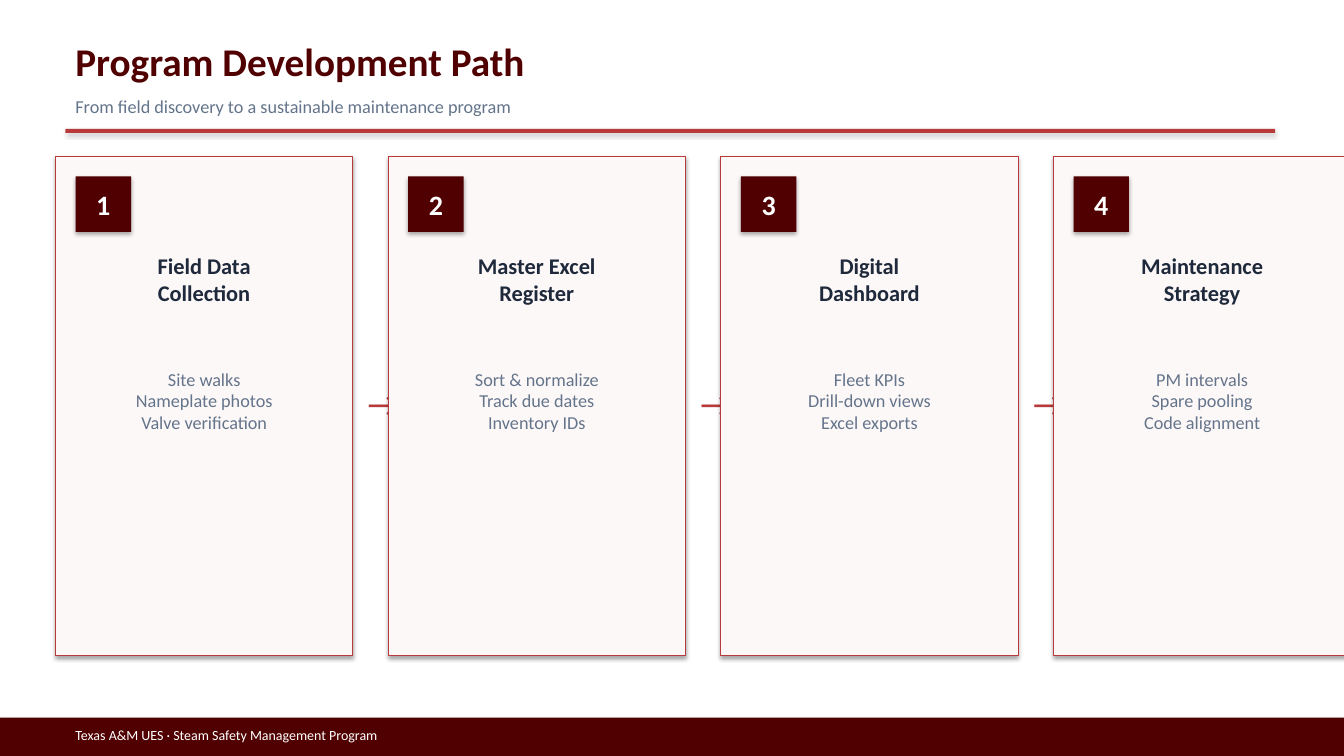
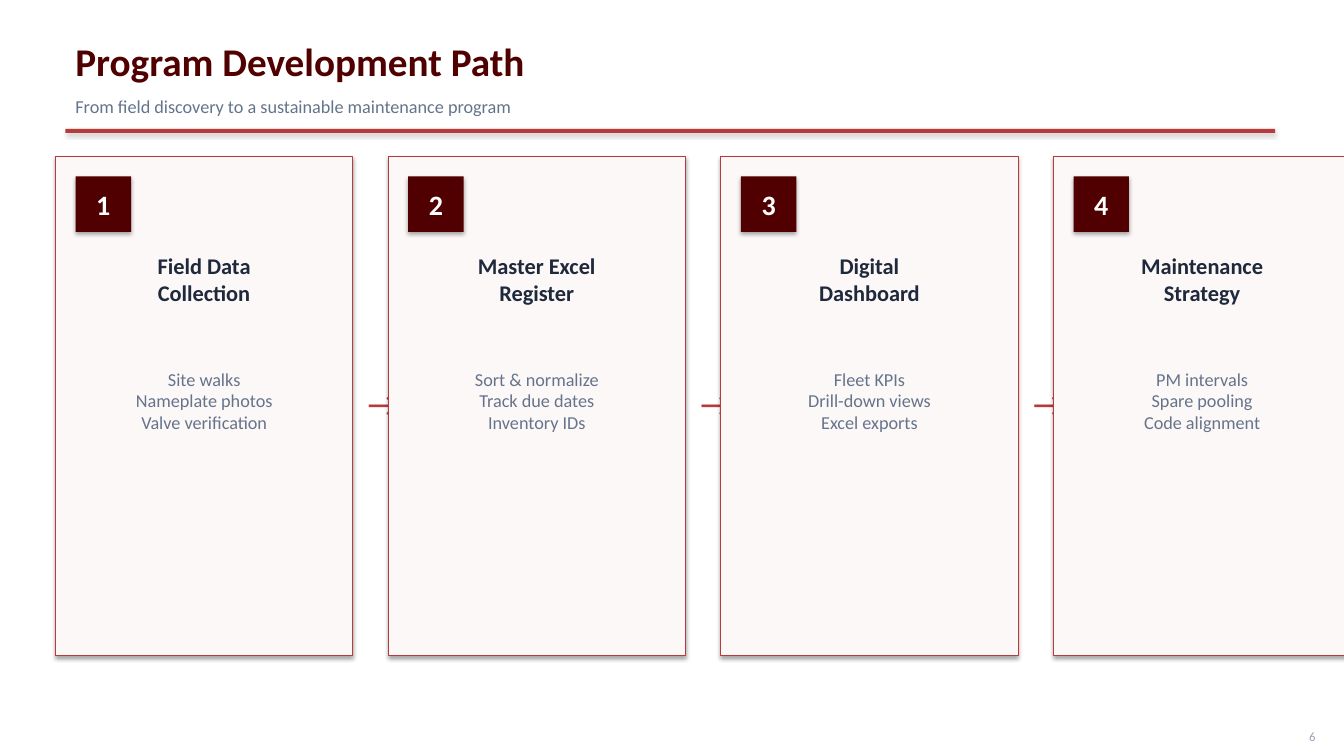
Before and after one commit to stavan12-a11y/PSV-Compliance-Tracking-Dashboard, a slide deck: slide 7 of docs/presentation/UES-Steam-Safety-Program.pptx (slide 6 before the commit). Drawn at 1344x756 pixels with LibreOffice and Linux fonts; fonts in the diff are those of the drawing. Boxes give left, top, right and bottom in pixels: in the first picture for what was removed or moved away, otherwise in the second. Text is boxed around its words. In the diff, an @@ line names an element or a change of style, - is before the commit and + after.

```diff
--- a/docs/presentation/UES-Steam-Safety-Program.pptx
+++ b/docs/presentation/UES-Steam-Safety-Program.pptx
@@ rectangle removed at (0,718,1344,756) @@
@@ text removed at (75,730,377,743) @@
-Texas A&M UES · Steam Safety Management Program
@@ text added at (1309,732,1315,741), 9 pt, text #94A3B8 @@
+6
```
Also in this commit, not shown: 17 other slides changed, 9 slides added, 8 slides removed, 1 other file.
